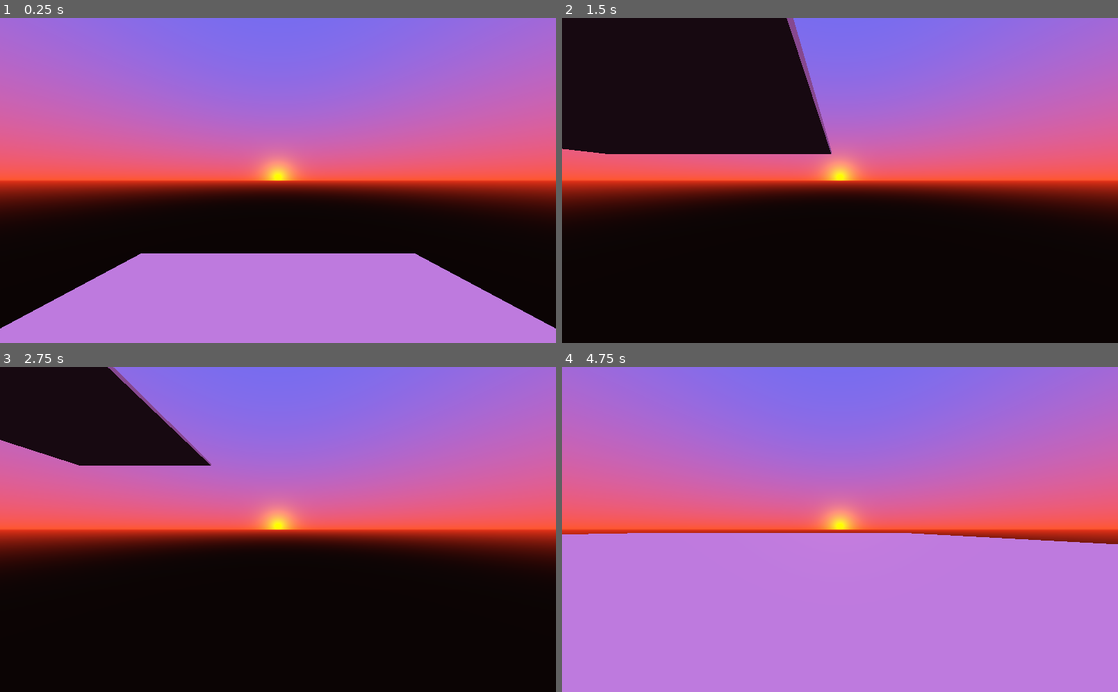
Above: before the commit, frames 1-4 (two rows, left to right).
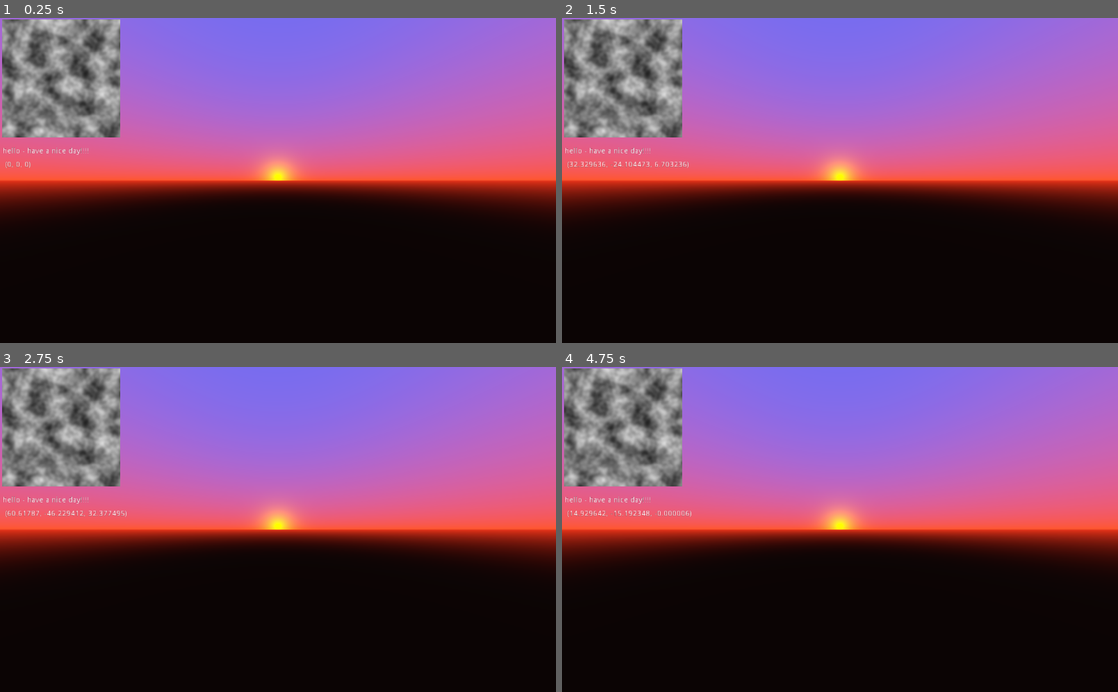
Above: after the commit, the same moments.

Repository: CherrySodaPop/VoxelGame
Game: Godot game, scene res://world/world.tscn
The game is run twice, just before and just after one commit, with the same random seed, the same clock (stepped at 60 frames per second) and the same inputs.
Inputs (mouse positions are in pixels of both pictures, inside the frame that each line leads up to):
- Up to frame 1 (0.25 s): no input
- Up to frame 2 (1.5 s): tap Enter at 0.5 s; move the mouse to (962, 164) at 0.52 s; hold D (playerMoveRight) 0.53-1.28 s; hold Shift (playerCrouch) 0.53-1.28 s; tap Space (playerJump) at 0.77, 0.8, 1.07, 1.35 s; move the mouse to (728, 196) at 1.27 s; hold S (playerMoveBackward) from 1.28 s (still down)
- Up to frame 3 (2.75 s): tap Space (playerJump) at 1.52, 1.82, 2.3 s; tap Shift (playerCrouch) at 1.55 s; move the mouse to (333, 458) at 2.02 s; release S (playerMoveBackward) at 2.03 s; hold D (playerMoveRight) from 2.03 s (still down); hold Shift (playerCrouch) from 2.03 s (still down)
- Up to frame 4 (4.75 s): move the mouse to (812, 594) at 2.77 s; release D (playerMoveRight) at 2.78 s; release Shift (playerCrouch) at 2.78 s; hold W (playerMoveForward) 2.78-3.53 s; tap Shift (playerCrouch) at 2.85, 4.35 s; tap Space (playerJump) at 3.02, 3.32, 4.52 s; move the mouse to (1006, 578) at 3.52 s; hold Space (playerJump) 3.53-4.28 s; hold A (playerMoveLeft) from 3.53 s (still down); move the mouse to (673, 480) at 4.27 s

The runs differ from the first frame. In frame 1, 30% of the frame differs, in the area x 0-100%, y 0-100%; in frame 2, 19%; in frame 3, 10%; in frame 4, 56%.

Commit message:
Chunks + mesh generation

Diff:
--- a/sourcecode/VoxelGame/objects/clientPlayer/clientPlayer.gd
+++ b/sourcecode/VoxelGame/objects/clientPlayer/clientPlayer.gd
@@ -21,6 +21,7 @@
 			Input.set_mouse_mode(Input.MOUSE_MODE_VISIBLE);
 
 	HandleMovement(delta);
+	$Label.text = str(global_transform.origin);
 
 func _input(event:InputEvent):
 	if (event is InputEventMouseMotion):
@@ -51,16 +52,16 @@
 		desiredVec2Dir.x += 1;
 	if (Input.is_action_pressed("playerMoveRight")):
 		desiredVec2Dir.x -= 1;
-	desiredVec2Dir = CorrectRotation(desiredVec2Dir.normalized());
+	desiredVec2Dir = CorrectRotation(desiredVec2Dir.normalized() * 10.0);
 	var velocityVec2 = Vector2(velocity.x, velocity.z);
 	var storedInterpolateVelocityVec2 = velocityVec2.linear_interpolate(desiredVec2Dir * walkSpeed, acceleration * delta)
 	velocity = Vector3(storedInterpolateVelocityVec2.x, velocity.y, storedInterpolateVelocityVec2.y);
 
 	var desiredUpDownDir:float = 0.0;
 	if (Input.is_action_pressed("playerJump")):
-		desiredUpDownDir += 1;
+		desiredUpDownDir += 10;
 	if (Input.is_action_pressed("playerCrouch")):
-		desiredUpDownDir -= 1;
+		desiredUpDownDir -= 10;
 
 	velocity.y += ((desiredUpDownDir * walkSpeed) - velocity.y) * acceleration * delta;
 
--- a/sourcecode/VoxelGame/objects/clientPlayer/clientPlayer.tscn
+++ b/sourcecode/VoxelGame/objects/clientPlayer/clientPlayer.tscn
@@ -17,3 +17,11 @@
 transform = Transform( 1, 0, 0, 0, 1, 0, 0, 0, 1, 0, 1.6, 0 )
 current = true
 fov = 100.0
+far = 2000.0
+
+[node name="Label" type="Label" parent="."]
+margin_left = 9.0
+margin_top = 264.0
+margin_right = 120.0
+margin_bottom = 278.0
+text = "OOGA BOOGA!!!!"
--- /dev/null
+++ b/sourcecode/VoxelGame/objects/worldGeneration/blockData.gd
@@ -0,0 +1,35 @@
+# block data!
+
+enum id {
+	AIR,
+	GRASS,
+	DIRT,
+	STONE,
+}
+
+const info = {
+	id.AIR : {}, # no data dummy!
+	id.GRASS : {
+		# note: you should specify this data to other blocks EVEN if it's super obvious stuff (except air xd)
+		# and also add checks in your functions if the key exists before reading it, just to avoid crashes
+		"texture" : "", # texture.
+		"breakTime" : 1.0, # the amount of time, in seconds, to break it!
+		"fullBlock" : true, # if it's a full 1x1x1 block it'll hide/skip other full block's faces
+		"isSceneBlock" : false, # scene block, instead of creating a block thats part of the chunk mesh, a scene is made instead, example: doors
+		"sceneBlock" : "",
+	},
+	id.DIRT : {
+		"texture" : "",
+		"breakTime" : 1.0,
+		"fullBlock" : true,
+		"isSceneBlock" : false,
+		"sceneBlock" : "",
+	},
+	id.STONE : {
+		"texture" : "",
+		"breakTime" : 10.0,
+		"fullBlock" : true,
+		"isSceneBlock" : false,
+		"sceneBlock" : "",
+	},
+}
--- /dev/null
+++ b/sourcecode/VoxelGame/objects/worldGeneration/chunk.gd
@@ -0,0 +1,100 @@
+extends Spatial
+
+var data:Dictionary = {};
+var surfaceToolInstance:SurfaceTool = SurfaceTool.new();
+
+func _ready():
+	# is chunk generated?
+	#	LoadChunkData();
+	# else
+	Generate();
+	#ConstructMesh();
+
+func Generate():
+	var noise:OpenSimplexNoise = get_parent().simplexNoise;
+	var chunkSize = get_parent().chunkSize;
+
+	BegimMeshConstruction();
+
+	# terrain generation
+	for _x in range(chunkSize.x):
+		for _z in range(chunkSize.z):
+			print(noise.get_noise_2d(_x + transform.origin.x, _z + transform.origin.z));
+			var noiseHeight:int = noise.get_noise_2d(_x + transform.origin.x, _z + transform.origin.z);
+			print(str(noiseHeight) + " " + str(Vector2(_x,_z)) + "\n")
+			var terrainAmp:int = 1.0;
+			var terrainPeak:int = int(chunkSize.y * ((noiseHeight / 2) + 0.5));
+			var blockData = get_parent().blockData;
+
+			for _y in range(chunkSize.y, -1, -1):
+				if (_y > terrainPeak):
+					data[Vector3(_x,_y,_z)] = [blockData.id.AIR, {}]; # format: block id, directory storing meta data (example: a chest with items)
+					continue;
+				if (_y == terrainPeak):
+					data[Vector3(_x,_y,_z)] = [blockData.id.STONE, {}];
+					continue;
+				data[Vector3(_x,_y,_z)] = [blockData.id.AIR, {}];
+			BuildFace(get_parent().meshFaces.TOP, Vector3(_x, terrainPeak, _z));
+	CommitMesh();
+
+func ConstructMesh():
+	var chunkSize = get_parent().chunkSize;
+	var blockData = get_parent().blockData;
+	BegimMeshConstruction();
+	# TODO: gee i sure love for loops!
+	for _x in range(chunkSize.x):
+		for _z in range(chunkSize.z):
+			for _y in range(chunkSize.y):
+				var trueBlockPos:Vector3 = transform.origin + Vector3(_x, _y, _z);
+				#var pickedBlockData = get_parent().GetBlock(trueBlockPos + Vector3(0, -1, 0);
+				# top check
+				if (_y == chunkSize.y || IsFaceVisibleBlock( get_parent().GetBlock(trueBlockPos + Vector3(0, 1, 0)) )):
+					BuildFace(get_parent().meshFaces.TOP, Vector3(_x, _y, _z));
+				# bottom check
+				#if (_y == 0 || IsFaceVisibleBlock( get_parent().GetBlock(trueBlockPos + Vector3(0, -1, 0)) )):
+				#	BuildFace(get_parent().meshFaces.BOTTOM, Vector3(_x, _y, _z));
+				# left check
+				#if (IsFaceVisibleBlock( get_parent().GetBlock(trueBlockPos + Vector3(-1, 0, 0)) )):
+				#	BuildFace(get_parent().meshFaces.LEFT, Vector3(_x, _y, _z));
+				# right check
+				#if (IsFaceVisibleBlock( get_parent().GetBlock(trueBlockPos + Vector3(1, 0, 0)) )):
+				#	BuildFace(get_parent().meshFaces.RIGHT, Vector3(_x, _y, _z));
+				# front check
+				#if (IsFaceVisibleBlock( get_parent().GetBlock(trueBlockPos + Vector3(0, 0, 1)) )):
+				#	BuildFace(get_parent().meshFaces.FRONT, Vector3(_x, _y, _z));
+				# back check
+				#if (IsFaceVisibleBlock( get_parent().GetBlock(trueBlockPos + Vector3(0, 0, -1)) )):
+				#	BuildFace(get_parent().meshFaces.BACK, Vector3(_x, _y, _z));
+	CommitMesh();
+
+func BegimMeshConstruction():
+	surfaceToolInstance.begin(Mesh.PRIMITIVE_TRIANGLES);
+
+func BuildFace(faceType:Array, pos:Vector3 = Vector3.ZERO):
+	surfaceToolInstance.add_color(Color(1, 1, 1));
+	surfaceToolInstance.add_uv(Vector2(0, 0));
+	for i in range(6):
+		surfaceToolInstance.add_vertex(faceType[i] + Vector3(pos));
+
+func CommitMesh():
+	$mesh.mesh = surfaceToolInstance.commit();
+
+func IsFaceVisibleBlock(pickedBlockData) -> bool:
+	var blockData = get_parent().blockData;
+	return !(pickedBlockData == null || pickedBlockData[get_parent().BLOCKDATA_ID] == blockData.id.AIR);
+	# || !pickedBlockData[get_parent().BLOCKDATA_META].has("fullBlock") || pickedBlockData[get_parent().BLOCKDATA_META]["fullBlock"] == false);
+
+func _process(delta):
+	pass
+#	var returnMesh:ArrayMesh = BuildFace(get_parent().meshFaces.TOP);
+#	$mesh1.mesh = returnMesh;
+#	returnMesh = BuildFace(get_parent().meshFaces.BOTTOM);
+#	$mesh2.mesh = returnMesh;
+#	returnMesh = BuildFace(get_parent().meshFaces.LEFT);
+#	$mesh3.mesh = returnMesh;
+#	returnMesh = BuildFace(get_parent().meshFaces.RIGHT);
+#	$mesh4.mesh = returnMesh;
+#	returnMesh = BuildFace(get_parent().meshFaces.FRONT);
+#	$mesh5.mesh = returnMesh;
+#	returnMesh = BuildFace(get_parent().meshFaces.BACK);
+#	$mesh6.mesh = returnMesh;
--- /dev/null
+++ b/sourcecode/VoxelGame/objects/worldGeneration/chunk.tscn
@@ -0,0 +1,20 @@
+[gd_scene load_steps=2 format=2]
+
+[ext_resource path="res://objects/worldGeneration/chunk.gd" type="Script" id=1]
+
+[node name="chunk" type="Spatial"]
+script = ExtResource( 1 )
+
+[node name="mesh" type="MeshInstance" parent="."]
+
+[node name="mesh1" type="MeshInstance" parent="."]
+
+[node name="mesh2" type="MeshInstance" parent="."]
+
+[node name="mesh3" type="MeshInstance" parent="."]
+
+[node name="mesh4" type="MeshInstance" parent="."]
+
+[node name="mesh5" type="MeshInstance" parent="."]
+
+[node name="mesh6" type="MeshInstance" parent="."]
--- /dev/null
+++ b/sourcecode/VoxelGame/objects/worldGeneration/worldGeneration.gd
@@ -0,0 +1,73 @@
+extends Node
+
+var lifeTimer:float = 0.0;
+var tickTimer:float = 0.0;
+
+var simplexNoise:OpenSimplexNoise = OpenSimplexNoise.new();
+var textureNoise:NoiseTexture = NoiseTexture.new();
+
+var chunkData:Dictionary = {};
+var chunkSize:Vector3 = Vector3(32, 256, 32);
+var chunkScene = preload("res://objects/worldGeneration/chunk.tscn");
+var blockData = preload("res://objects/worldGeneration/blockData.gd");
+const meshFaces = {
+	TOP = [Vector3(0, 0, 0), Vector3(1, 0, 0), Vector3(0, 0, 1), Vector3(1, 0, 0), Vector3(1, 0, 1), Vector3(0, 0, 1)],
+	BOTTOM = [Vector3(0, -1, 1), Vector3(1, -1, 1), Vector3(0, -1, 0), Vector3(1, -1, 1), Vector3(1, -1, 0), Vector3(0, -1, 0)],
+	LEFT = [Vector3(0, 0, 0), Vector3(0, 0, 1), Vector3(0, -1, 0), Vector3(0, 0, 1), Vector3(0, -1, 1), Vector3(0, -1, 0)],
+	RIGHT = [Vector3(1, 0, 1), Vector3(1, 0, 0), Vector3(1, -1, 1), Vector3(1, -1, 0), Vector3(1, -1, 1), Vector3(1, 0, 0)],
+	FRONT = [Vector3(0, -1, 1), Vector3(0, 0, 1), Vector3(1, 0, 1), Vector3(1, 0, 1), Vector3(1, -1, 1), Vector3(0, -1, 1)],
+	BACK = [Vector3(1, -1, 0), Vector3(1, 0, 0), Vector3(0, 0, 0), Vector3(0, 0, 0), Vector3(0, -1, 0), Vector3(1, -1, 0)], }
+const BLOCKDATA_ID = 0;
+const BLOCKDATA_META = 1;
+
+func _ready():
+	simplexNoise.seed = 1;
+	textureNoise.noise = simplexNoise;
+	textureNoise.set_flags(0);
+	$TextureRect.texture = textureNoise;
+
+	GenerateChunk(0,0);
+	#for _x in range(1):
+	#	for _z in range(1):
+	#		var objChunk = chunkScene.instance();
+	#		objChunk.transform.origin.x = _x * chunkSize.x;
+	#		objChunk.transform.origin.z = _z * chunkSize.z;
+	#		add_child(objChunk);
+
+func _process(delta):
+	lifeTimer += delta;
+	tickTimer += delta;
+	#simplexNoise.octaves = 3;
+	#simplexNoise.period = 64;
+	#textureNoise.noise_offset.x = lifeTimer * 50;
+
+func GenerateChunk(_x:int, _z:int):
+	var objChunk = chunkScene.instance();
+	objChunk.transform.origin.x = _x * chunkSize.x;
+	objChunk.transform.origin.z = _z * chunkSize.z;
+	chunkData[Vector2(_x, _z)] = objChunk;
+	add_child(objChunk);
+
+func GetBlock(blockPos:Vector3 = Vector3.ZERO):
+	blockPos.x = int(floor(blockPos.x));
+	blockPos.y = int(floor(blockPos.y));
+	blockPos.z = int(floor(blockPos.z));
+
+	var _chunkX = floor(blockPos.x / chunkSize.x)
+	var _chunkZ = floor(blockPos.z / chunkSize.z)
+	var _chunk = null;
+	if (chunkData.has(Vector2(_chunkX, _chunkZ))):
+		_chunk = chunkData[Vector2(_chunkX, _chunkZ)];
+	var _chunkBlockPosX = (blockPos.x - (_chunkX * chunkSize.x));
+	var _chunkBlockPosZ = (blockPos.z - (_chunkZ * chunkSize.z));
+
+	# check if the chunk is already loaded in-game before reading the disk
+	if (is_instance_valid(_chunk) && _chunk.data.has(Vector3(_chunkBlockPosX, blockPos.y, _chunkBlockPosZ))):
+		var blockData = _chunk.data[Vector3(_chunkBlockPosX, blockPos.y, _chunkBlockPosZ)]; # format: block id, directory storing meta data (example: a chest with items)
+		return blockData;
+
+	# if the above fails, check if it's saved on the drive instead, once that's actually implemented
+	# ...
+
+	# all has failed, panic!
+	return null;
--- /dev/null
+++ b/sourcecode/VoxelGame/objects/worldGeneration/worldGeneration.tscn
@@ -0,0 +1,23 @@
+[gd_scene load_steps=2 format=2]
+
+[ext_resource path="res://objects/worldGeneration/worldGeneration.gd" type="Script" id=1]
+
+[node name="worldGeneration" type="Node"]
+script = ExtResource( 1 )
+
+[node name="TextureRect" type="TextureRect" parent="."]
+margin_left = 4.0
+margin_top = 3.0
+margin_right = 222.0
+margin_bottom = 233.0
+expand = true
+stretch_mode = 5
+
+[node name="RichTextLabel" type="Label" parent="."]
+margin_left = 5.0
+margin_top = 239.0
+margin_right = 294.0
+margin_bottom = 272.0
+text = "hello - have a nice day!!!!"
+align = 3
+valign = 3
--- a/sourcecode/VoxelGame/world/world.tscn
+++ b/sourcecode/VoxelGame/world/world.tscn
@@ -1,7 +1,6 @@
 [gd_scene load_steps=4 format=2]
 
-[sub_resource type="CubeMesh" id=1]
-size = Vector3( 6, 0.1, 6 )
+[ext_resource path="res://objects/worldGeneration/worldGeneration.tscn" type="PackedScene" id=1]
 
 [sub_resource type="ProceduralSky" id=2]
 radiance_size = 3
@@ -21,14 +20,11 @@
 
 [node name="world" type="Spatial"]
 
-[node name="MeshInstance" type="MeshInstance" parent="."]
-transform = Transform( 1, 0, 0, 0, 1, 0, 0, 0, 1, 0, -0.05, 0 )
-mesh = SubResource( 1 )
-material/0 = null
-
 [node name="DirectionalLight" type="DirectionalLight" parent="."]
 transform = Transform( 1, 0, 0, 0, -0.969514, 0.245037, 0, -0.245037, -0.969514, 0, 1, 0 )
 light_color = Color( 1, 0.513726, 0, 1 )
 
 [node name="WorldEnvironment" type="WorldEnvironment" parent="."]
 environment = SubResource( 3 )
+
+[node name="worldGeneration" parent="." instance=ExtResource( 1 )]
